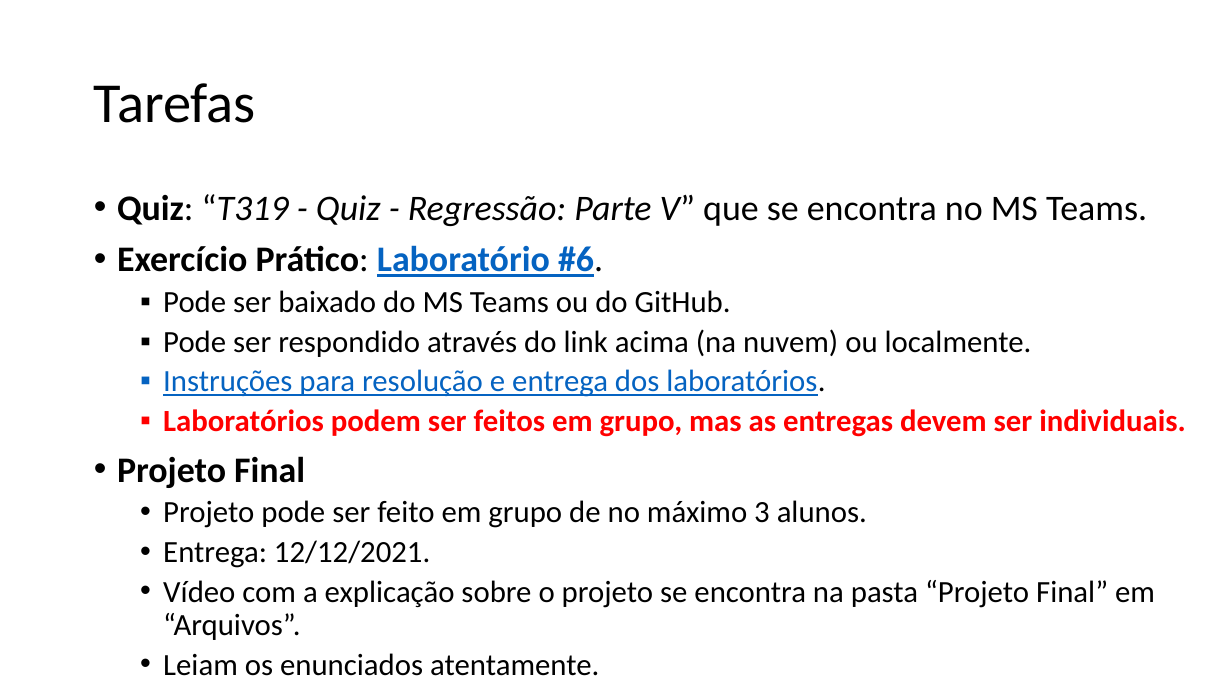
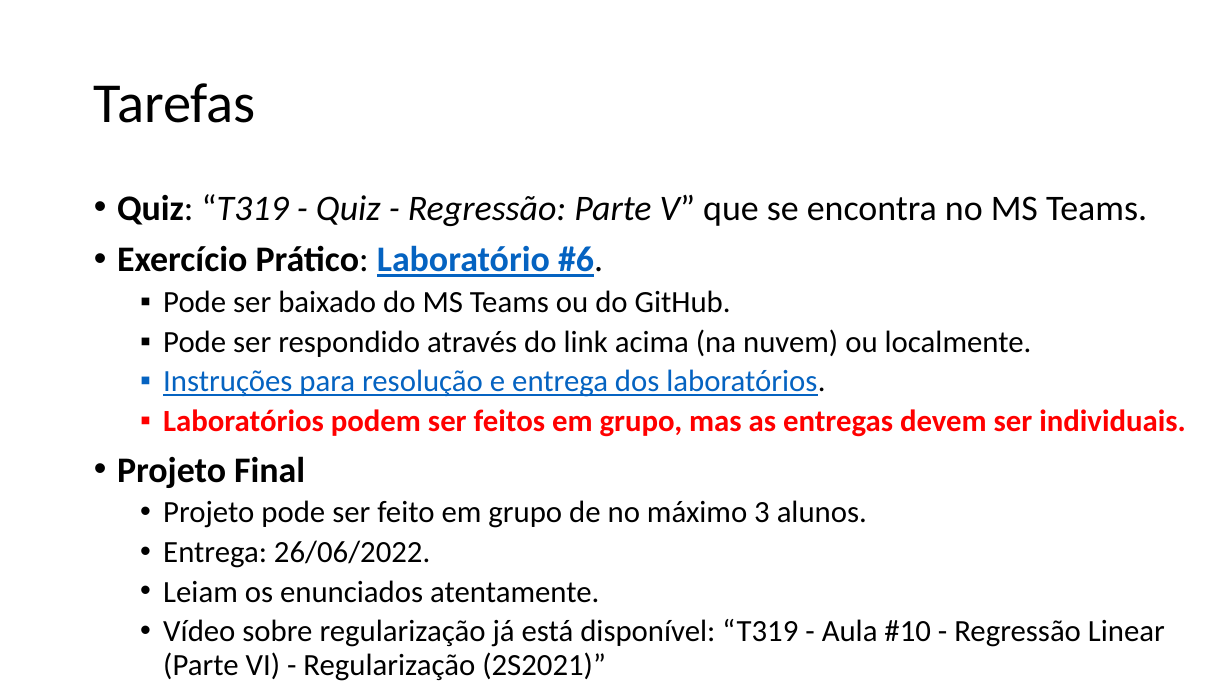
Before and after one commit to zz4fap/t319_aprendizado_de_maquina, a slide deck: slide 13 of slides/T319_Regressão_Linear (Parte V).pptx. Drawn at 1232x693 pixels with LibreOffice and Linux fonts; fonts in the diff are those of the drawing. Boxes give left, top, right and bottom in pixels: in the first picture for what was removed or moved away, otherwise in the second. Text is boxed around its words. In the diff, an @@ line names an element or a change of style, - is before the commit and + after.

```diff
--- a/slides/T319_Regressão_Linear (Parte V).pptx
+++ b/slides/T319_Regressão_Linear (Parte V).pptx
@@ text at [163, 540, 430, 568]: text changed @@
-  • Entrega: 12/12/2021.
-  • Vídeo com a explicação sobre o projeto se encontra na pasta “Projeto Final” em “Arquivos”.
+  • Entrega: 26/06/2022.
@@ text at [163, 619, 1165, 681]: paragraph added @@
+  • Vídeo sobre regularização já está disponível: “T319 - Aula #10 - Regressão Linear (Parte VI) - Regularização (2S2021)”
```
Also in this commit, not shown: 9 other slides changed, 7 other files.
